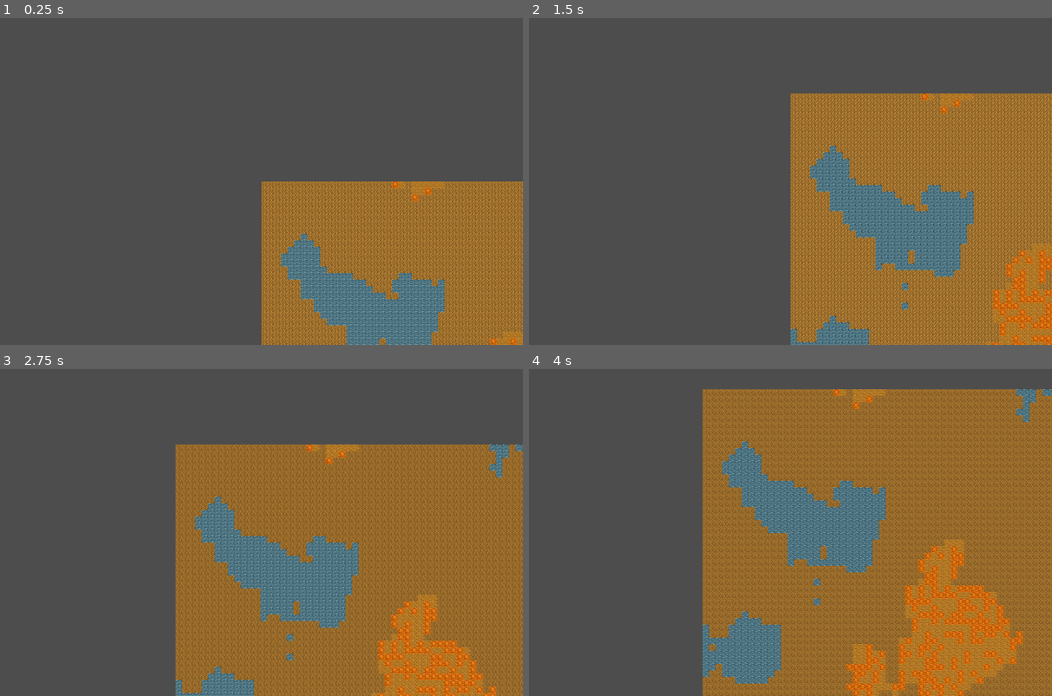
Above: before the commit, frames 1-4 (two rows, left to right).
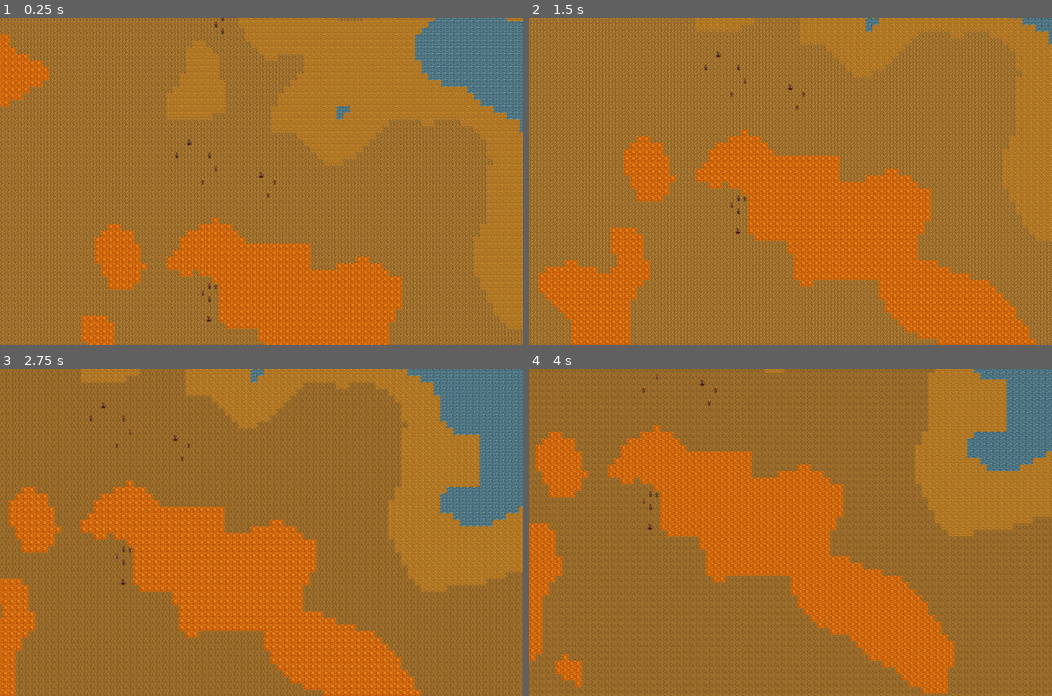
Above: after the commit, the same moments.

Repository: eamiralian/frontiertown
Game: Godot game, scene res://Simulation.tscn
Same seed, same stepped clock (60 frames per second), same inputs: the game is played once before the commit and once after it.
Inputs (mouse positions are in pixels of both pictures, inside the frame that each line leads up to):
- Up to frame 1 (0.25 s): no input
- Up to frame 2 (1.5 s): tap Enter at 0.5 s; move the mouse to (905, 165) at 0.52 s; hold S (camera_pan_down) 0.53-1.25 s; click (905, 165) at 0.67 s; drag from (685, 197) to (764, 246) at 1.27 s
- Up to frame 3 (2.75 s): tap Space at 2 s; move the mouse to (313, 460) at 2.02 s; hold Right (camera_pan_right) from 2.03 s (still down); click (313, 460) at 2.17 s
- Up to frame 4 (4 s): release Right (camera_pan_right) at 2.75 s; drag from (764, 597) to (633, 483) at 2.77 s; tap Enter at 3.5 s; move the mouse to (947, 581) at 3.52 s; hold S (camera_pan_down) from 3.53 s (still down); click (947, 581) at 3.67 s

The runs differ from the first frame. In frame 1, 91% of the frame differs, in the area x 0-100%, y 0-100%; in frame 2, 88%; in frame 3, 81%; in frame 4, 76%.

Commit message:
characters

Diff:
--- a/Simulation.tscn
+++ b/Simulation.tscn
@@ -1,9 +1,10 @@
-[gd_scene load_steps=7 format=3 uid="uid://i1bqkc5isa2h"]
+[gd_scene load_steps=9 format=3 uid="uid://i1bqkc5isa2h"]
 
 [ext_resource type="Script" uid="uid://c8lgv3ydd241v" path="res://simulation_manager.gd" id="1_2iqi2"]
 [ext_resource type="Script" uid="uid://htk4l4clhd0e" path="res://world_renderer.gd" id="2_t6gs0"]
 [ext_resource type="Texture2D" uid="uid://vucu0qdri4hl" path="res://Sprite-0001.png" id="3_lfd1m"]
 [ext_resource type="Script" uid="uid://gryufbkcpiwh" path="res://camera_controls.gd" id="4_lfd1m"]
+[ext_resource type="Texture2D" uid="uid://dq4e3ppdruppr" path="res://Sprite-0002.png" id="4_uobxk"]
 
 [sub_resource type="TileSetAtlasSource" id="TileSetAtlasSource_uobxk"]
 texture = ExtResource("3_lfd1m")
@@ -21,9 +22,18 @@
 2:2/0 = 0
 3:2/0 = 0
 
+[sub_resource type="TileSetAtlasSource" id="TileSetAtlasSource_mpm82"]
+texture = ExtResource("4_uobxk")
+texture_region_size = Vector2i(32, 32)
+0:0/0 = 0
+1:0/0 = 0
+2:0/0 = 0
+3:0/0 = 0
+
 [sub_resource type="TileSet" id="TileSet_mpm82"]
 tile_size = Vector2i(32, 32)
 sources/0 = SubResource("TileSetAtlasSource_uobxk")
+sources/1 = SubResource("TileSetAtlasSource_mpm82")
 
 [node name="SimulationManager" type="Node2D"]
 script = ExtResource("1_2iqi2")
@@ -35,6 +45,10 @@
 tile_set = SubResource("TileSet_mpm82")
 rendering_quadrant_size = 32
 format = 2
+layer_0/tile_data = PackedInt32Array(-2031655, 1, 0)
+layer_1/name = "Layer1"
 
 [node name="Camera2D" type="Camera2D" parent="."]
 script = ExtResource("4_lfd1m")
+min_zoom = 0.1
+max_zoom = 10.0
--- a/camera_controls.gd
+++ b/camera_controls.gd
@@ -1,4 +1,4 @@
-# RimworldCamera.gd
+# Camera.gd
 extends Camera2D
 
 @export_category("Panning")
@@ -18,10 +18,31 @@
 var _drag_start_mouse_pos: Vector2
 var _drag_start_camera_pos: Vector2
 
+var _initial_focus_set: bool = false # Flag to ensure focus is set only once
+
 
 func _ready() -> void:
     # This ensures _unhandled_input is called for mouse events, etc.
     set_process_unhandled_input(true)
+
+    # Attempt to connect to the SimulationManager's signal for initial focus
+    # Assuming SimulationManager is a sibling or easily accessible. Adjust path if needed.
+    var sim_manager = get_node_or_null("/root/SimulationManager") # Common path for autoloads/singletons
+    if sim_manager and sim_manager.has_signal("initial_camera_focus_ready"):
+        var error_connect = sim_manager.connect("initial_camera_focus_ready", _on_initial_camera_focus_ready)
+        if error_connect == OK:
+            print("Camera: Connected to initial_camera_focus_ready.")
+        else:
+            printerr("Camera: Failed to connect to initial_camera_focus_ready. Error: ", error_connect)
+    else:
+        printerr("Camera: Could not find SimulationManager or it lacks initial_camera_focus_ready signal.")
+
+
+func _on_initial_camera_focus_ready(focus_position_pixels: Vector2) -> void:
+    if not _initial_focus_set:
+        global_position = focus_position_pixels
+        _initial_focus_set = true
+        print("Camera: Initial focus set to ", focus_position_pixels)
 
 
 func _unhandled_input(event: InputEvent) -> void:
--- a/creature.gd
+++ b/creature.gd
@@ -6,4 +6,6 @@
 var display_name: String = ""
 var age: int = 0
 var gender: String = ""
+var map_pos_x: int = -1
+var map_pos_y: int = -1
 var relationships: Array = []  # This will store IDs or references to related creatures.
--- a/simulation_manager.gd
+++ b/simulation_manager.gd
@@ -8,6 +8,7 @@
 signal simulation_saved(file_path)
 signal simulation_loaded(file_path)
 signal simulation_world_ready(world_data, generated_families)
+signal initial_camera_focus_ready(focus_position_pixels) # New signal for camera
 
 # --- Simulation Tick Variables ---
 var tick_interval: float = 0.0166666666666667 # Seconds per simulation tick.
@@ -19,6 +20,7 @@
 # They can be simple data dictionaries or instances of custom classes.
 var entities := {}
 var world_data = []
+var world_generator_node # To store reference to world_generator
 
 # --- Stubbed Heavy Simulation Data ---
 var wind_simulation_data := {}
@@ -32,13 +34,13 @@
 func _ready() -> void:
 	# Instance the WorldGenerator.
 	var WorldGeneratorScene = preload("res://world_generator.gd")
-	var world_generator = WorldGeneratorScene.new()
+	world_generator_node = WorldGeneratorScene.new() # Assign to member variable
 
 	# Connect to the world_generated signal.
-	world_generator.connect("world_generated", _on_world_generated)
+	world_generator_node.connect("world_generated", _on_world_generated)
 
 	# Add it as a child so it gets its own _ready() call too.
-	add_child(world_generator)
+	add_child(world_generator_node)
 
 	# Kick off world generation is now handled by WorldGenerator waiting for signals
 	# world_generator.generate_world() # This line should remain commented or removed
@@ -54,15 +56,46 @@
 func _on_world_generated(generated_map_data, generated_families) -> void:
 	world_data = generated_map_data
 
-	for family in generated_families:
-		for human in family["members"]:
-			entities.set(human.id, human)
-			#var creature = human.get_component("creature")
-			#print('Human loaded: ' + creature.display_name + ' ' + str(creature.age) + ' years old ' + creature.gender)
+	for family_idx in range(generated_families.size()):
+		var family = generated_families[family_idx]
+
+		# Check if family is a Dictionary before trying to access its methods/keys
+		if typeof(family) != TYPE_DICTIONARY:
+			printerr("SimulationManager: Expected family to be a Dictionary, but got type ", typeof(family), " for family at index ", family_idx, ". Value: ", family)
+			continue # Skip this iteration
+
+		# Ensure family structure is as expected, especially after previous edits
+		if not family.has("members") or not family.has("anchor_x") or not family.has("anchor_y"):
+			printerr("SimulationManager: Family data structure is unexpected for family index ", family_idx, ". Family data: ", family)
+			continue
+
+		for human_entity in family["members"]: # human_entity is an EntityClass instance
+			# EntityClass instances always have an 'id' property.
+			# We check if this ID is valid for use (e.g., not the default -1 if -1 is considered uninitialized).
+			# Assuming IDs assigned by world_generator are always >= 0.
+			if typeof(human_entity) == TYPE_OBJECT and "id" in human_entity: # Robust check
+				if human_entity.id != -1:
+					entities[human_entity.id] = human_entity
+				else:
+					printerr("SimulationManager: Human entity in family %d has an invalid/uninitialized ID (-1). Entity: %s" % [family_idx, human_entity])
+			else:
+				printerr("SimulationManager: Item in family[%d].members is not a valid entity object or lacks an ID. Type: %s, Value: %s" % [family_idx, typeof(human_entity), human_entity])
 
 	print("World loaded into Simulation Manager:")
 	#print("Map size: ", world_data.size(), " x ", world_data[0].size())
 	#print("Number of families: ", generated_families.size())
+
+	# Set initial camera focus on the first family
+	if generated_families.size() > 0:
+		var first_family = generated_families[0]
+		if first_family.has("anchor_x") and first_family.has("anchor_y") and world_generator_node:
+			var tile_s = world_generator_node.tile_size
+			var focus_x = first_family.anchor_x * tile_s + tile_s / 2.0
+			var focus_y = first_family.anchor_y * tile_s + tile_s / 2.0
+			emit_signal("initial_camera_focus_ready", Vector2(focus_x, focus_y))
+			print("SimulationManager: Emitted initial_camera_focus_ready for position: ", Vector2(focus_x, focus_y))
+		else:
+			printerr("SimulationManager: Could not set initial camera focus. First family data missing or world_generator_node not set.")
 
 	# Emit a signal to notify the rest of the system.
 	emit_signal("simulation_world_ready", world_data, generated_families)
--- a/world_generator.gd
+++ b/world_generator.gd
@@ -5,21 +5,23 @@
 signal world_generated(map_data, families)
 
 # Map configuration
-var map_width: int = 100      # Number of cells horizontally.
-var map_height: int = 100     # Number of cells vertically.
+var map_width: int = 1000      # Number of cells horizontally.
+var map_height: int = 1000     # Number of cells vertically.
 var tile_size: int = 32       # (Optional) Visual size for rendering later.
 
 # Tile type constants
 const TILE_GRASS = 3
 const TILE_WATER = 6
-const TILE_HILL  = 11
+const TILE_DIRT  = 11
 const TILE_ROCK  = 2
 
 # Each tile represents 2 meters of terrain.
 var tile_m: float = 2.0
 
 # Noise generators:
-# "terrain_noise" for determining base terrain (water, grass, hills, rocks).
+# "heightmap_noise" for generating the primary elevation map.
+var heightmap_noise = FastNoiseLite.new()
+# "terrain_noise" for determining base terrain (water, grass, ddirt, rocks).
 var terrain_noise = FastNoiseLite.new()
 # "grass_noise" for generating smooth variation in grass height.
 var grass_noise = FastNoiseLite.new()
@@ -35,9 +37,19 @@
 func _ready() -> void:
 	print("WorldGenerator: Initialized. Waiting for SimulationManager and WorldRenderer to be ready.")
 	randomize()
-	# Initialize the terrain noise.
+
+	# Initialize the heightmap noise for overall elevation.
+	heightmap_noise.seed = randi()
+	heightmap_noise.noise_type = FastNoiseLite.TYPE_SIMPLEX
+	heightmap_noise.frequency = 0.005  # Lower frequency for larger features (e.g., 200m period if tile_m=2)
+	heightmap_noise.fractal_type = FastNoiseLite.FRACTAL_FBM
+	heightmap_noise.fractal_octaves = 4
+	heightmap_noise.fractal_lacunarity = 2.0
+	heightmap_noise.fractal_gain = 0.5
+
+	# Initialize the terrain noise (currently used for domain warping, might be repurposed or removed later).
 	# Using world coordinates where each tile is 2m, a 50m period means frequency = 1/50 = 0.02.
-	terrain_noise.seed = randi()
+	terrain_noise.seed = randi() + 500 # Different seed
 	terrain_noise.noise_type = FastNoiseLite.TYPE_SIMPLEX  # Corrected constant.
 	terrain_noise.domain_warp_fractal_octaves = 3
 	terrain_noise.domain_warp_frequency = 1.0 / 50.0  # Roughly a 50-meter period.
@@ -47,6 +59,9 @@
 	# A finer frequency provides variation over roughly 20m.
 	grass_noise.seed = randi() + 1000  # Ensure a different seed.
 	grass_noise.noise_type = FastNoiseLite.TYPE_SIMPLEX  # Corrected constant.
+	# grass_noise.frequency = 0.02 # Example: A bit finer than main terrain features.
+	# For domain warp, frequency is interpreted differently.
+	# Let's keep domain warp settings for grass_noise if it's to be used for variation on grass tiles later.
 	grass_noise.domain_warp_fractal_octaves = 2
 	grass_noise.domain_warp_frequency = 1.0 / 20.0   # Roughly a 20-meter period.
 	grass_noise.domain_warp_fractal_gain = 0.7
@@ -109,31 +124,60 @@
 
 func generate_map() -> void:
 	map_data.clear()
+
+	# Define elevation thresholds for tile types (normalized 0.0 to 1.0)
+	const WATER_LEVEL = 0.30  # Below this is water
+	const DIRT_LEVEL  = 0.45  # Below this (and above water) is dirt
+	const GRASS_LEVEL = 0.75  # Below this (and above dirt) is grass
+							  # Above this is rock
+
 	for x in range(map_width):
 		map_data.append([])
 		for y in range(map_height):
-			# Convert grid coordinates (x,y) into world coordinates in meters.
 			var world_x = x * tile_m
 			var world_y = y * tile_m
-			# Use terrain noise to get a value for the tile, normalized to 0..1.
-			var raw_val = terrain_noise.get_noise_2d(world_x, world_y)
-			var norm_val = (raw_val + 1.0) / 2.0
-
-			var tile_dict = {}  # Dictionary containing tile properties.
-
-			# Determine tile type:
-			if norm_val < 0.25:
+
+			# Use heightmap_noise for primary elevation.
+			var raw_height_val = heightmap_noise.get_noise_2d(world_x, world_y)
+			var norm_height_val = (raw_height_val + 1.0) / 2.0
+
+			var tile_dict = {}
+
+			# Determine tile type based on elevation from heightmap_noise:
+			if norm_height_val < WATER_LEVEL:
 				tile_dict["type"] = TILE_WATER
-			elif norm_val < 0.65:
+			elif norm_height_val < DIRT_LEVEL:
+				tile_dict["type"] = TILE_DIRT
+			elif norm_height_val < GRASS_LEVEL:
 				tile_dict["type"] = TILE_GRASS
-				# For grass tiles, add a smooth height variation.
-				#var grass_raw = grass_noise.get_noise_2d(world_x, world_y)
-				#var grass_norm = (grass_raw + 1.0) / 2.0
-				## Map noise value to a realistic grass height, in meters.
-				#tile_dict["grass_height"] = lerp(0.2, 1.0, grass_norm)
+				# Optional: If grass height variation is still desired on grass tiles,
+				# it could be added here using grass_noise, but independent of the main elevation.
+				# For now, let's keep it simple.
+				# var grass_raw = grass_noise.get_noise_2d(world_x, world_y)
+				# var grass_norm = (grass_raw + 1.0) / 2.0
+				# tile_dict["grass_height"] = lerp(0.1, 0.5, grass_norm) # Smaller variation
 			else:
-				# For high noise values, choose between hill and rock.
-				tile_dict["type"] = TILE_HILL if randf() < 0.5 else TILE_ROCK
+				tile_dict["type"] = TILE_ROCK
+
+			# --- Old logic using terrain_noise and randf() - now replaced ---
+			# # Use terrain noise to get a value for the tile, normalized to 0..1.
+			# var raw_val = terrain_noise.get_noise_2d(world_x, world_y)
+			# var norm_val = (raw_val + 1.0) / 2.0
+			#
+			# # Determine tile type:
+			# if norm_val < 0.25:
+			#	 tile_dict["type"] = TILE_WATER
+			# elif norm_val < 0.65:
+			#	 tile_dict["type"] = TILE_GRASS
+			#	 # For grass tiles, add a smooth height variation.
+			#	 #var grass_raw = grass_noise.get_noise_2d(world_x, world_y)
+			#	 #var grass_norm = (grass_raw + 1.0) / 2.0
+			#	 ## Map noise value to a realistic grass height, in meters.
+			#	 #tile_dict["grass_height"] = lerp(0.2, 1.0, grass_norm)
+			# else:
+			#	 # For high noise values, choose between dirt and rock.
+			#	 tile_dict["type"] = TILE_DIRT if randf() < 0.5 else TILE_ROCK
+			# --- End of old logic ---
 
 			map_data[x].append(tile_dict)
 
@@ -148,7 +192,7 @@
 var CreatureClass = preload("res://Creature.gd")
 
 # Helper function to generate a single family member entity.
-func generate_family_member(member_id: int, potential_names: Array) -> RefCounted:
+func generate_family_member(member_id: int, potential_names: Array, family_anchor_x: int, family_anchor_y: int) -> RefCounted:
 	# Create a new entity (our base container).
 	var entity = EntityClass.new()
 	entity.id = member_id
@@ -158,6 +202,44 @@
 	creature.display_name = potential_names[randi() % potential_names.size()]
 	creature.age = max(6 + randi() % 18, 6 + randi() % 18)   # Age range, weighted
 	creature.relationships = []	   # Relationships will be filled later.
+
+	# Assign individual position near family anchor
+	var creature_x: int
+	var creature_y: int
+	var placement_attempts: int = 0
+	var max_placement_attempts: int = 10 # Try a few times to find a spot
+	var found_spot: bool = false
+	var individual_cluster_radius: float = 3.0 # How far individuals can be from family anchor (in tiles)
+
+	while not found_spot and placement_attempts < max_placement_attempts:
+		placement_attempts += 1
+		var angle = randf_range(0, 2 * PI)
+		var radius = randf_range(0, individual_cluster_radius)
+		creature_x = int(round(family_anchor_x + cos(angle) * radius))
+		creature_y = int(round(family_anchor_y + sin(angle) * radius))
+
+		# Check bounds and tile type (prefer grass)
+		if creature_x >= 0 and creature_x < map_width and \
+		   creature_y >= 0 and creature_y < map_height and \
+		   map_data[creature_x][creature_y]["type"] == TILE_GRASS:
+			found_spot = true
+
+	if not found_spot: # Fallback: place at family anchor if no suitable spot found nearby
+		creature_x = family_anchor_x
+		creature_y = family_anchor_y
+		# Ensure anchor itself is valid (should be, as family is placed on grass)
+		if not (creature_x >= 0 and creature_x < map_width and \
+				creature_y >= 0 and creature_y < map_height and \
+				map_data[creature_x][creature_y]["type"] == TILE_GRASS):
+			# This case should be rare if family placement is correct.
+			# If even the anchor is bad, something is wrong upstream or map is too small/constrained.
+			# For now, we'll still assign it, but it might cause issues.
+			printerr("WorldGenerator: Could not place creature ", member_id, " on grass, even at family anchor ", family_anchor_x, ",", family_anchor_y)
+
+
+	creature.map_pos_x = creature_x
+	creature.map_pos_y = creature_y
+
 	# Attach the creature component to our entity.
 	entity.add_component("creature", creature)
 	return entity
@@ -232,7 +314,7 @@
 
 			# Generate each family member as an entity with a creature component.
 			for i in range(num_members):
-				var member = generate_family_member(i, potential_names)
+				var member = generate_family_member(i, potential_names, x, y)
 				members.append(member)
 
 			# Populate relationships for each family member.
@@ -250,7 +332,9 @@
 				"id": families.size(),
 				"position": Vector2(x, y),
 				"members": members,
-				"status": "traveling"
+				"status": "traveling",
+				"anchor_x": x,
+				"anchor_y": y,
 			}
 			families.append(family)
 
--- a/world_renderer.gd
+++ b/world_renderer.gd
@@ -4,6 +4,11 @@
 
 # A reference to the TileMap node in our scene (assumed to be set up in the editor)
 var tile_map: TileMap
+
+const TERRAIN_ATLAS_SOURCE_ID = 0
+const CREATURE_ATLAS_SOURCE_ID = 1 # Assuming creature atlas is source_id 1
+const TERRAIN_LAYER = 0 # Terrain on the bottom layer
+const CREATURE_LAYER = 1 # Creatures on a layer above terrain
 
 func _ready() -> void:
 	# Get our TileMap child. In the scene, name it "TileMap".
@@ -26,19 +31,19 @@
 	render_world(world_data, generated_families)
 
 func render_world(world_data: Array, generated_families: Array) -> void:
-	print("Rendering")
+	print("Rendering world and creatures...")
 	# Clear any existing tiles.
 	if tile_map: # Good practice to check if tile_map is valid
-		tile_map.clear() # In Godot 4, you might want to clear specific layers: tile_map.clear_layer(0)
+		tile_map.clear_layer(TERRAIN_LAYER)
+		tile_map.clear_layer(CREATURE_LAYER)
 	else:
 		printerr("WorldRenderer: tile_map is null!")
 		return
 
 	# --- Assuming Godot 4.x ---
-	var layer_to_use = 0 # Specify which layer you are drawing on (default is 0)
-	# You need to know the source_id from your TileSet for the tiles you're using.
+	# You need to know the source_id from your TileSet for the tiles you\'re using.
 	# If you have one atlas, its source_id is often 0.
-	var source_id_to_use = 0
+	# var source_id_to_use = 0 # Replaced by TERRAIN_ATLAS_SOURCE_ID
 
 	for x in range(world_data.size()):
 		for y in range(world_data[x].size()):
@@ -46,18 +51,43 @@
 			var tile_type: int = tile_info.get("type", -1) # This is your integer tile ID
 
 			if tile_type != -1:
-				# In Godot 4, you need to convert your integer 'tile_type'
-				# into 'atlas_coords' (a Vector2i) for the given 'source_id'.
+				# In Godot 4, you need to convert your integer \'tile_type\'
+				# into \'atlas_coords\' (a Vector2i) for the given \'source_id\'.
 				# How you do this depends on how your TileSet is structured
-				# and what 'tile_type' represents.
+				# and what \'tile_type\' represents.
 
-				# Example: If 'tile_type' directly corresponds to the x-coordinate
+				# Example: If \'tile_type\' directly corresponds to the x-coordinate
 				# in your atlas, and all tiles are on the y-coordinate 0:
 				# var atlas_coords = Vector2i(tile_type, 0)
 
-				# Example: If 'tile_type' is a flat index in an atlas of a known width:
-				var atlas_width = 4 # Replace with your atlas's width in tiles
+				# Example: If \'tile_type\' is a flat index in an atlas of a known width:
+				var atlas_width = 4 # Replace with your atlas\'s width in tiles
 				var atlas_coords = Vector2i(tile_type % atlas_width, tile_type / atlas_width)
 
 				if tile_map:
-					tile_map.set_cell(layer_to_use, Vector2i(x, y), source_id_to_use, atlas_coords)
+					tile_map.set_cell(TERRAIN_LAYER, Vector2i(x, y), TERRAIN_ATLAS_SOURCE_ID, atlas_coords)
+
+	# Render families (creatures)
+	var creature_atlas_width = 4 # As specified, 4 tiles wide
+	for family in generated_families:
+		for member_entity in family.members:
+			var creature_component = member_entity.get_component("creature")
+			if creature_component:
+				var creature_x = creature_component.map_pos_x
+				var creature_y = creature_component.map_pos_y
+
+				# Ensure positions are valid before trying to render
+				if creature_x != -1 and creature_y != -1:
+					# Pick a random tile from the creature atlas (0 to 3 for x-coordinate)
+					var creature_atlas_coord_x = randi() % creature_atlas_width
+					var creature_atlas_coords = Vector2i(creature_atlas_coord_x, 0) # Assuming all 4 tiles are in the first row
+
+					if tile_map:
+						#print("WorldRenderer: Rendering creature ", creature_component.creature_id, " at (", creature_x, ",", creature_y, ") with atlas coords ", creature_atlas_coords)
+						tile_map.set_cell(CREATURE_LAYER, Vector2i(creature_x, creature_y), CREATURE_ATLAS_SOURCE_ID, creature_atlas_coords)
+				else:
+					printerr("WorldRenderer: Creature ", creature_component.creature_id, " has invalid map position (", creature_x, ",", creature_y, ")")
+			else:
+				printerr("WorldRenderer: Found a family member entity without a creature component.")
+
+	print("Rendering complete.")
Binary file added: Sprite-0002.png
Not shown, added: Sprite-0002.png.import
